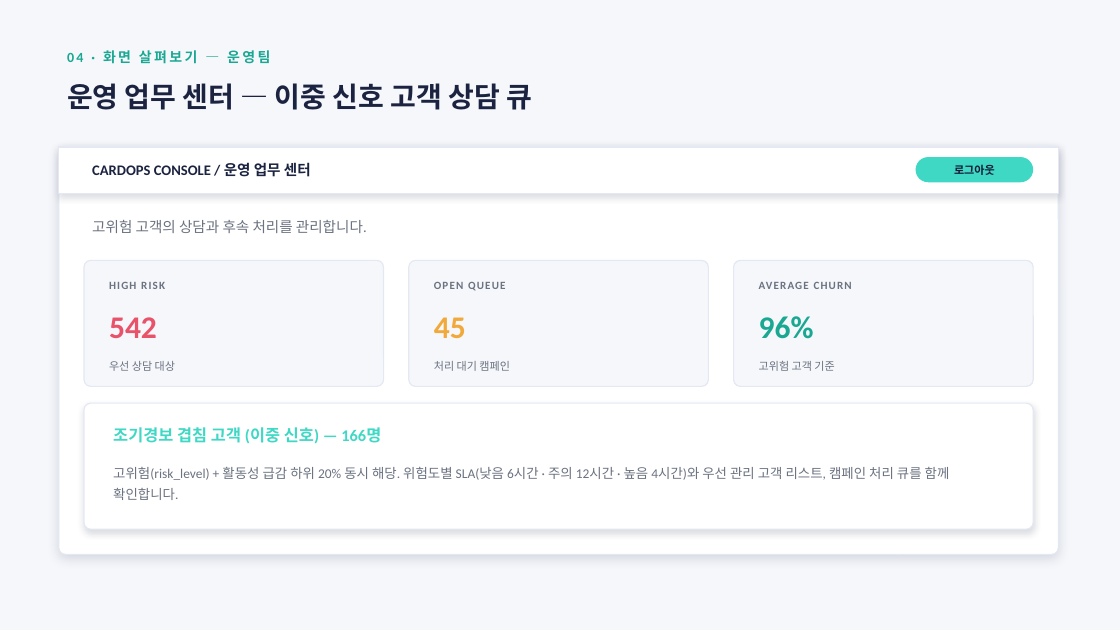
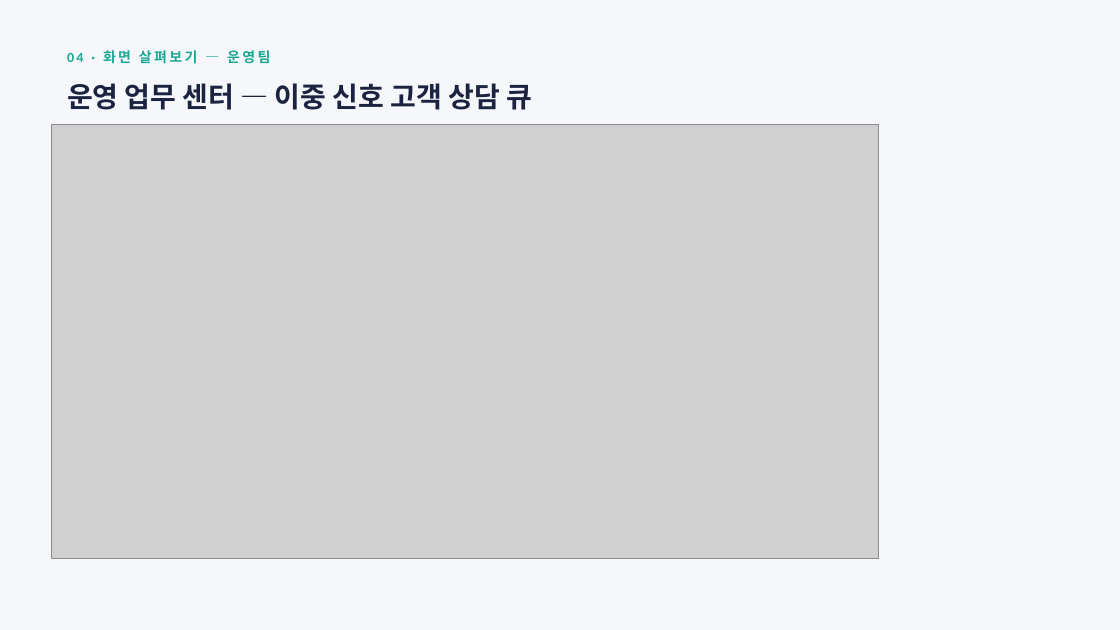
Before and after one commit to SKN-34-castleuk/SKN34-2nd-4Team, a slide deck: slide 16 of docs/ppt/비즈니스 로직.pptx. Drawn at 1120x630 pixels with LibreOffice and Linux fonts; fonts in the diff are those of the drawing; grey boxes stand for pictures. Boxes give left, top, right and bottom in pixels: in the first picture for what was removed or moved away, otherwise in the second. Text is boxed around its words. In the diff, an @@ line names an element or a change of style, - is before the commit and + after.

```diff
--- a/docs/ppt/비즈니스 로직.pptx
+++ b/docs/ppt/비즈니스 로직.pptx
@@ picture added at (51,124,879,559) @@
@@ rounded rectangle removed at (59,147,1059,555) @@
@@ rectangle removed at (59,147,1059,193) @@
@@ text removed at (92,162,311,177) @@
-CARDOPS CONSOLE / 운영 업무 센터
@@ rounded rectangle removed at (916,157,1033,182) @@
@@ text removed at (954,165,995,175) @@
-로그아웃
@@ text removed at (92,220,367,233) @@
-고위험 고객의 상담과 후속 처리를 관리합니다.
@@ rounded rectangle removed at (84,260,384,386) @@
@@ rounded rectangle removed at (409,260,709,386) @@
@@ rounded rectangle removed at (734,260,1033,386) @@
@@ text removed at (109,282,165,289) @@
-HIGH RISK
@@ text removed at (434,282,505,291) @@
-OPEN QUEUE
@@ text removed at (750,273,1017,298) @@
-AVERAGE CHURN
@@ text removed at (109,317,157,338) @@
-542
@@ text removed at (434,317,466,338) @@
-45
@@ text removed at (759,316,814,339) @@
-96%
@@ text removed at (109,361,175,371) @@
-우선 상담 대상
@@ text removed at (434,361,510,371) @@
-처리 대기 캠페인
@@ text removed at (759,361,834,371) @@
-고위험 고객 기준
@@ rounded rectangle removed at (84,403,1033,529) @@
@@ text removed at (113,427,381,443) @@
-조기경보 겹침 고객 (이중 신호) — 166명
@@ text removed at (113,467,950,500) @@
-고위험(risk_level) + 활동성 급감 하위 20% 동시 해당. 위험도별 SLA(낮음 6시간 · 주의 12시간 · 높음 4시간)와 우선 관리 고객 리스트, 캠페인 처리 큐를 함께 확인합니다.
```
Also in this commit, not shown: 5 other slides changed, 5 other files.
